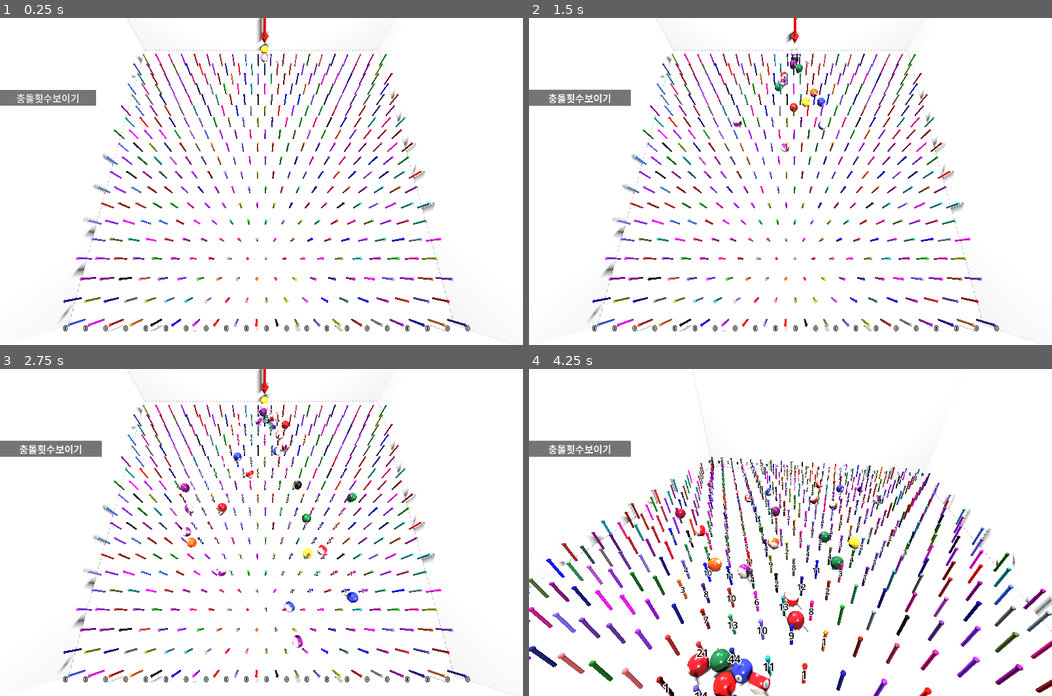
Above: before the commit, frames 1-4 (two rows, left to right).
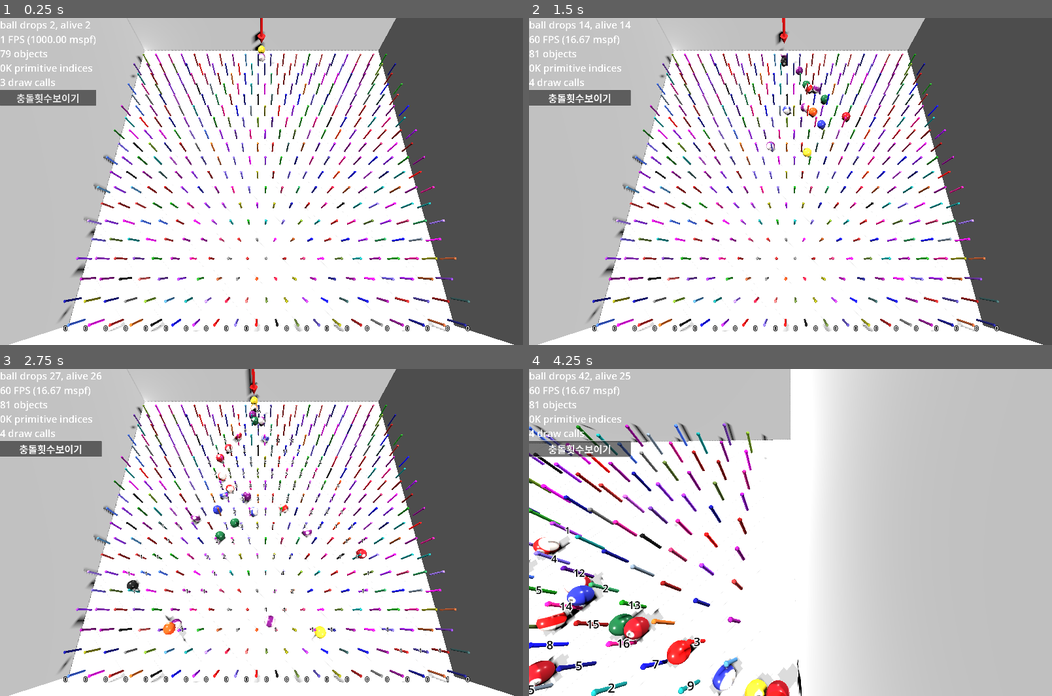
Above: after the commit, the same moments.

Repository: kasworld/gd4pinball
Game: Godot game, scene res://main.tscn
Two runs of this game, one before a commit and one after it. Both use one fixed random seed, a clock stepped at 60 frames per second and the inputs below.
Inputs (mouse positions are in pixels of both pictures, inside the frame that each line leads up to):
- Up to frame 1 (0.25 s): no input
- Up to frame 2 (1.5 s): click "충돌횟수보이기" at 0.5 s; tap Enter at 1.25, 1.35 s; move the mouse to (905, 165) at 1.27 s; hold Right from 1.28 s (still down); click (905, 165) at 1.42 s
- Up to frame 3 (2.75 s): move the mouse to (156, 548) at 2.02 s; release Right at 2.03 s; hold Left from 2.03 s (still down); tap 1 at 2.1 s
- Up to frame 4 (4.25 s): move the mouse to (842, 460) at 2.77 s; release Left at 2.78 s; hold Right from 2.78 s (still down); tap Enter at 2.85 s; move the mouse to (764, 597) at 3.52 s; tap 1 at 3.6 s; click (764, 597) at 3.67 s

The runs differ from the first frame. In frame 1, 45% of the frame differs, in the area x 0-100%, y 0-100%; in frame 2, 46%; in frame 3, 47%; in frame 4, 65%.

Commit message:
월드 범위 변경

Diff:
--- a/main.gd
+++ b/main.gd
@@ -24,7 +24,7 @@
 func _ready() -> void:
 	dark_colors = NamedColorList.make_dark_color_list(0.5)
 	$Arrow3D.init(2,Color.RED,0.1,0.3)
-	$Arrow3D.position = Vector3(0.25, -8, -9.5)
+	$Arrow3D.position = Vector3(10, 2, 0.5)
 	add_bars()
 
 func add_bars() -> void:
@@ -33,9 +33,9 @@
 		for y in range(-8,11):
 			var b = preload("res://bar.tscn").instantiate().set_color(dark_colors.pick_random()[0])
 			if y % 2 == 0:
-				b.position = Vector3(x-0.25, -9.5, y-0.25)
+				b.position = Vector3(x-0.25, -9.5, y-0.25) + Vector3(10,10,10)
 			else :
-				b.position = Vector3(x+0.25, -9.5, y-0.25)
+				b.position = Vector3(x+0.25, -9.5, y-0.25) + Vector3(10,10,10)
 			b.set_default_pos(b.position)
 			$BarContainer.add_child(b)
 		var lb = Label3D.new()
@@ -43,7 +43,7 @@
 		lb.pixel_size = 0.01
 		lb.billboard = BaseMaterial3D.BILLBOARD_ENABLED
 		lb.no_depth_test = true
-		lb.position = Vector3(x+0.25, -9.5, 10)
+		lb.position = Vector3(x+0.25, -9.5, 10) + Vector3(10,10,10)
 		$BallEndCounterContainer.add_child(lb)
 		ball_end_count.append(0)
 
@@ -60,7 +60,7 @@
 	d.ball_ended.connect(ball_ended)
 
 func ball_ended(pos :Vector3) -> void:
-	var i = int(pos.x+10)
+	var i = int(pos.x)
 	ball_end_count[i] += 1
 	$BallEndCounterContainer.get_child(i).text = "%s" % ball_end_count[i]
 
@@ -69,7 +69,7 @@
 	update_label()
 	var t = Time.get_unix_time_from_system() /-3.0
 	if camera_move:
-		$Camera3D.position = Vector3(sin(t)*10, sin(t)*5-2, cos(t)*10)
+		$Camera3D.position = Vector3(sin(t)*10, sin(t)*5-2, cos(t)*10) + Vector3(10,10,10)
 		$Camera3D.look_at(Vector3(0,-10,0))
 
 func update_label() -> void:
@@ -116,8 +116,8 @@
 		reset_camera_pos()
 
 func reset_camera_pos()->void:
-	$Camera3D.position = Vector3(0,3,7)
-	$Camera3D.look_at(Vector3(0,-10,2))
+	$Camera3D.position = Vector3(10,13,17)
+	$Camera3D.look_at(Vector3(10,0,12))
 	$Camera3D.far = 50
 
 func _on_timer공추가_timeout() -> void:
--- a/main.tscn
+++ b/main.tscn
@@ -46,22 +46,23 @@
 [node name="WallContainer" type="Node3D" parent="."]
 
 [node name="WallBottom" parent="WallContainer" instance=ExtResource("3_h2yge")]
-transform = Transform3D(1, 0, 0, 0, 1, 0, 0, 0, 1, 0, -10, 0)
+transform = Transform3D(1, 0, 0, 0, 1, 0, 0, 0, 1, 10, 0, 10)
 
 [node name="WallNorth" parent="WallContainer" instance=ExtResource("3_h2yge")]
-transform = Transform3D(1, 0, 0, 0, -4.37114e-08, -1, 0, 1, -4.37114e-08, 0, 0, -10)
+transform = Transform3D(1, 0, 0, 0, -4.37114e-08, -1, 0, 1, -4.37114e-08, 10, 10, 0)
 
 [node name="WallSouth" parent="WallContainer" instance=ExtResource("3_h2yge")]
-transform = Transform3D(1, 0, 0, 0, -4.37114e-08, 1, 0, -1, -4.37114e-08, 0, 0, 10)
+transform = Transform3D(1, 0, 0, 0, -4.37114e-08, 1, 0, -1, -4.37114e-08, 10, 10, 20)
 
 [node name="WallWest" parent="WallContainer" instance=ExtResource("3_h2yge")]
-transform = Transform3D(-4.37114e-08, 1, 0, -1, -4.37114e-08, 0, 0, 0, 1, -10, 0, 0)
+transform = Transform3D(-4.37114e-08, 1, 0, -1, -4.37114e-08, 0, 0, 0, 1, 0, 10, 10)
 
 [node name="WallEast" parent="WallContainer" instance=ExtResource("3_h2yge")]
-transform = Transform3D(-4.37114e-08, -1, 0, 1, -4.37114e-08, 0, 0, 0, 1, 10, 0, 0)
+transform = Transform3D(-4.37114e-08, -1, 0, 1, -4.37114e-08, 0, 0, 0, 1, 20, 10, 10)
+visible = false
 
 [node name="WallTop" parent="WallContainer" instance=ExtResource("3_h2yge")]
-transform = Transform3D(1, 0, 0, 0, -1, 8.74228e-08, 0, -8.74228e-08, -1, 0, 10, 0)
+transform = Transform3D(1, 0, 0, 0, -1, 8.74228e-08, 0, -8.74228e-08, -1, 10, 20, 10)
 
 [node name="BarContainer" type="Node3D" parent="."]
 
